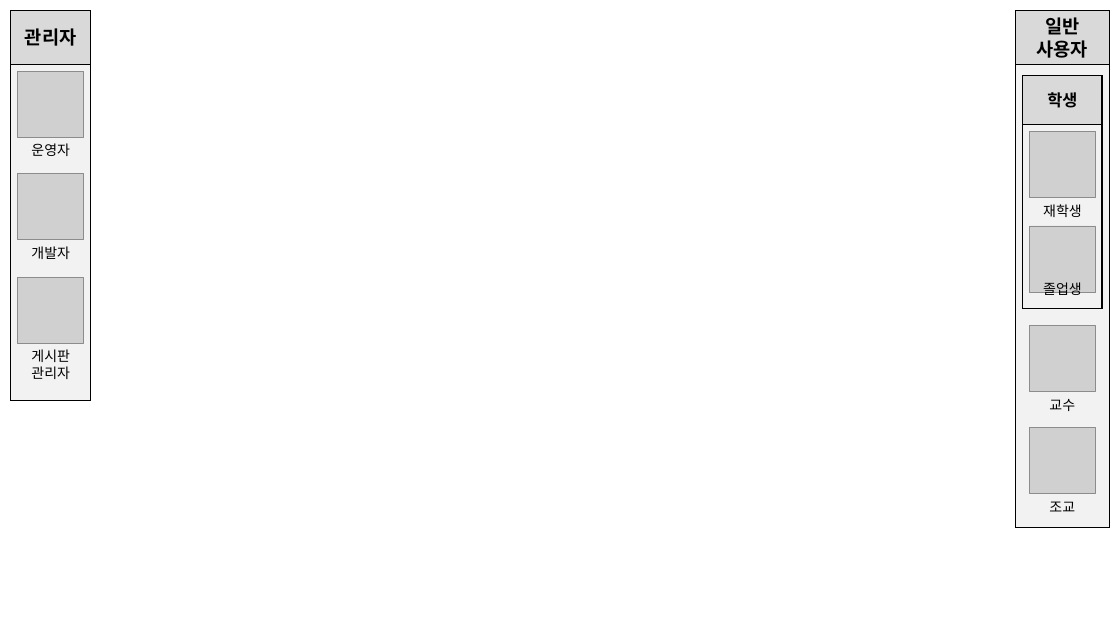
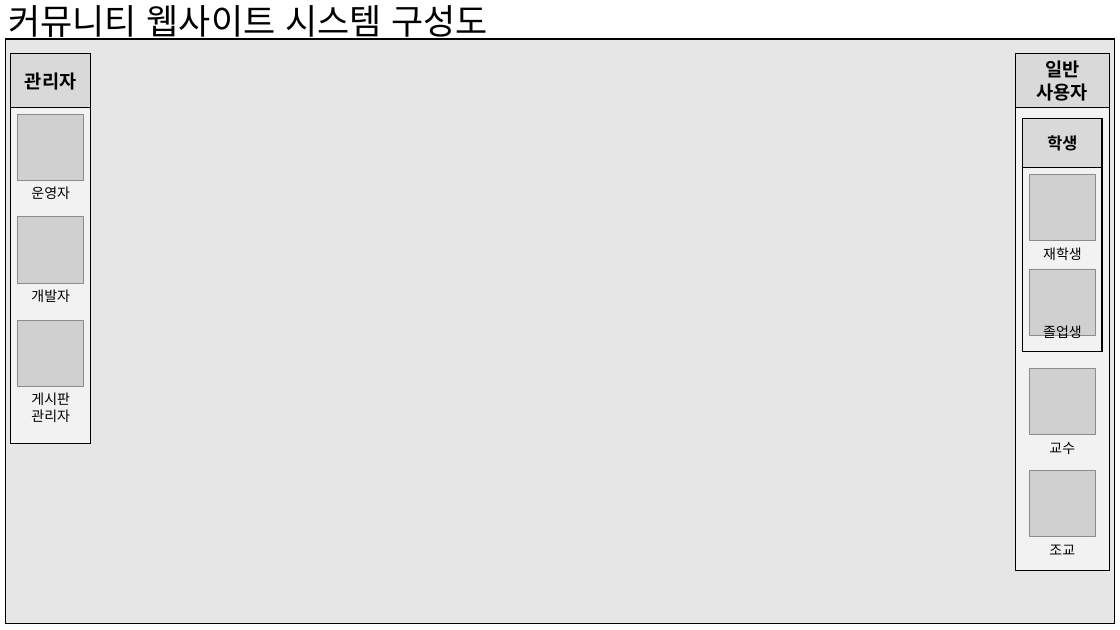
Before and after one commit to kkevin811015/MyDepartmentArchive, a slide deck: slide 4 of Documents/Requirements/service_order_client/raw/학과 커뮤니티 웹사이트 및 모바일 앱 개발 시스템 구성도.pptx. Drawn at 1120x630 pixels with LibreOffice and Linux fonts; fonts in the diff are those of the drawing; grey boxes stand for pictures. Boxes give left, top, right and bottom in pixels: in the first picture for what was removed or moved away, otherwise in the second. Text is boxed around its words. In the diff, an @@ line names an element or a change of style, - is before the commit and + after.

Commit message:
RFP 시스템 구성도 v0.2.2 [2023-01-28 20:39]

```diff
--- a/Documents/Requirements/service_order_client/raw/학과 커뮤니티 웹사이트 및 모바일 앱 개발 시스템 구성도.pptx
+++ b/Documents/Requirements/service_order_client/raw/학과 커뮤니티 웹사이트 및 모바일 앱 개발 시스템 구성도.pptx
@@ text added at (8,5,489,40), 30 pt, text #000000 @@
+커뮤니티 웹사이트 시스템 구성도
@@ rectangle added at (5,39,1115,623), fill #E7E6E6, outline #000000 1 pt @@
@@ 7 pictures, 6 texts, 4 rectangles: place and size @@
-7 pictures, 6 texts, 4 rectangles at (10,11,1110,528)
+7 pictures, 6 texts, 4 rectangles at (10,54,1110,571)
@@ 2 rectangles, 1 text: place and size @@
-2 rectangles, 1 text at (31,76,1102,379)
+2 rectangles, 1 text at (31,118,1102,422)
```
Also in this commit, not shown: 3 other slides changed.
